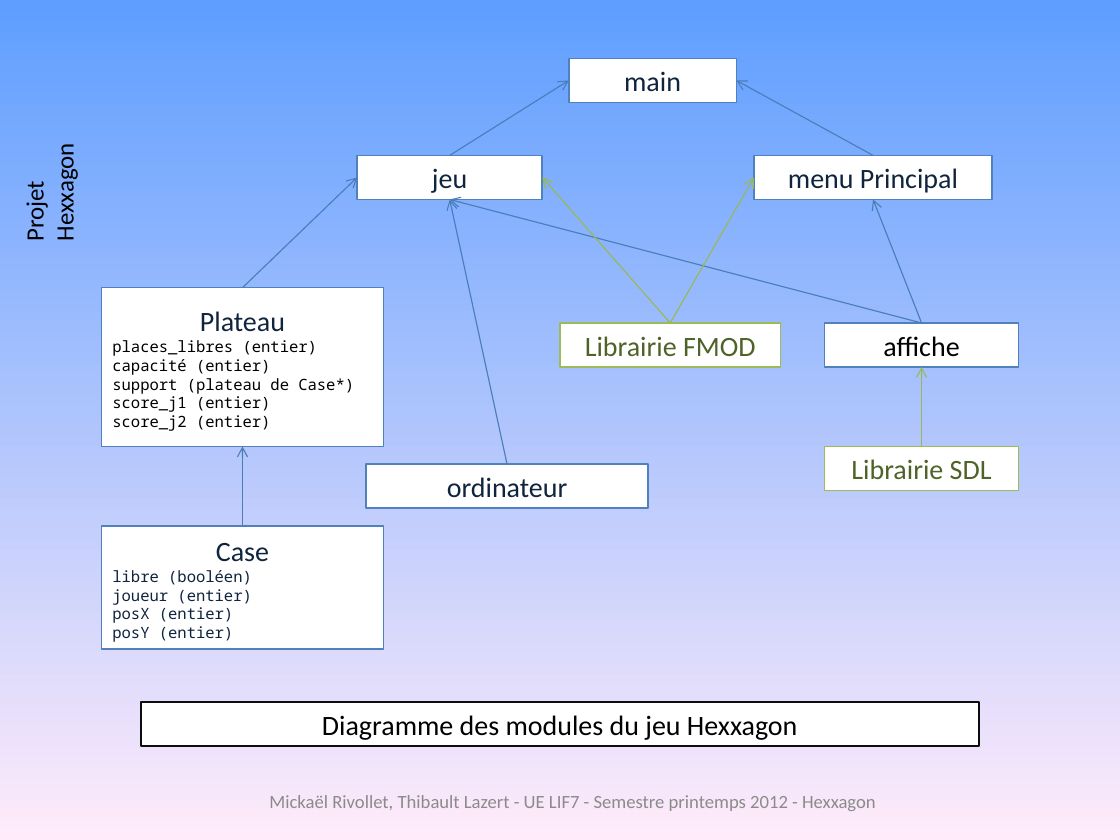
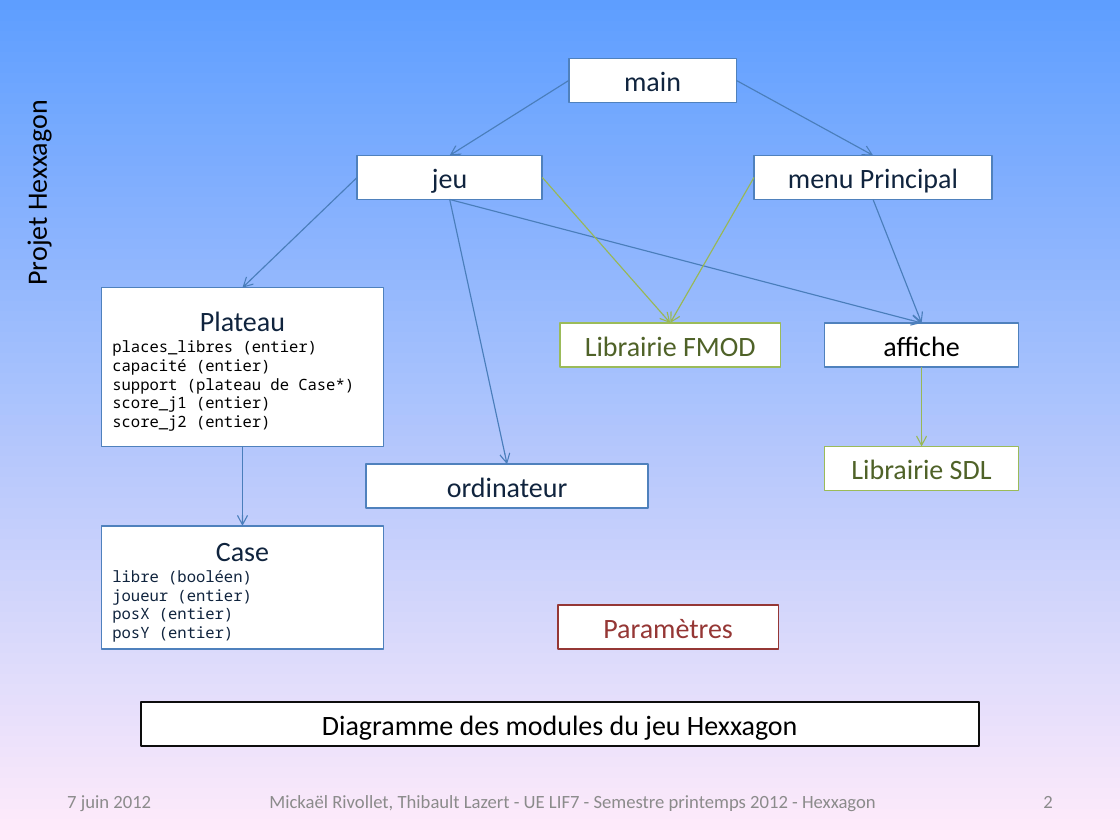
Before and after one commit to freeman1987/lazert-rivollet-lif7, a slide deck: slide 2 of projet/doc/diagrammecomplet.pptx. Drawn at 1120x840 pixels with LibreOffice and Linux fonts; fonts in the diff are those of the drawing; background and template pictures are left out. Boxes give left, top, right and bottom in pixels: in the first picture for what was removed or moved away, otherwise in the second. Text is boxed around its words. In the diff, an @@ line names an element or a change of style, - is before the commit and + after.

```diff
--- a/projet/doc/diagrammecomplet.pptx
+++ b/projet/doc/diagrammecomplet.pptx
@@ text "Projet Hexxagon" at [20,111,54,283]: size 16 to 18 pt @@
@@ arrow (450, 156) - (569, 81): arrowheads changed @@
@@ arrow (874, 156) - (736, 81): arrowheads changed @@
@@ arrow (243, 288) - (357, 177): arrowheads changed @@
@@ arrow (670, 323) - (542, 177): arrowheads changed @@
@@ arrow (670, 323) - (754, 177): arrowheads changed @@
@@ arrow (922, 323) - (450, 199): arrowheads changed @@
@@ arrow (507, 464) - (450, 199): arrowheads changed @@
@@ arrow (922, 323) - (874, 199): arrowheads changed @@
@@ arrow (922, 447) - (922, 367): arrowheads changed @@
@@ arrow (243, 525) - (243, 447): arrowheads changed @@
@@ rectangle added at [558,605,778,648], fill #FFFFFF, outline #953735 1 pt, 18 pt, text #953735 @@
+Paramètres
@@ text added at [67,795,151,811], 12 pt, text #8C8C8C @@
+7 juin 2012
@@ page number added at [1043,796,1052,808], 12 pt, text #8B8B8B @@
+2
```
Also in this commit, not shown: 11 other slides changed, 5 slides added, 3 other files.
